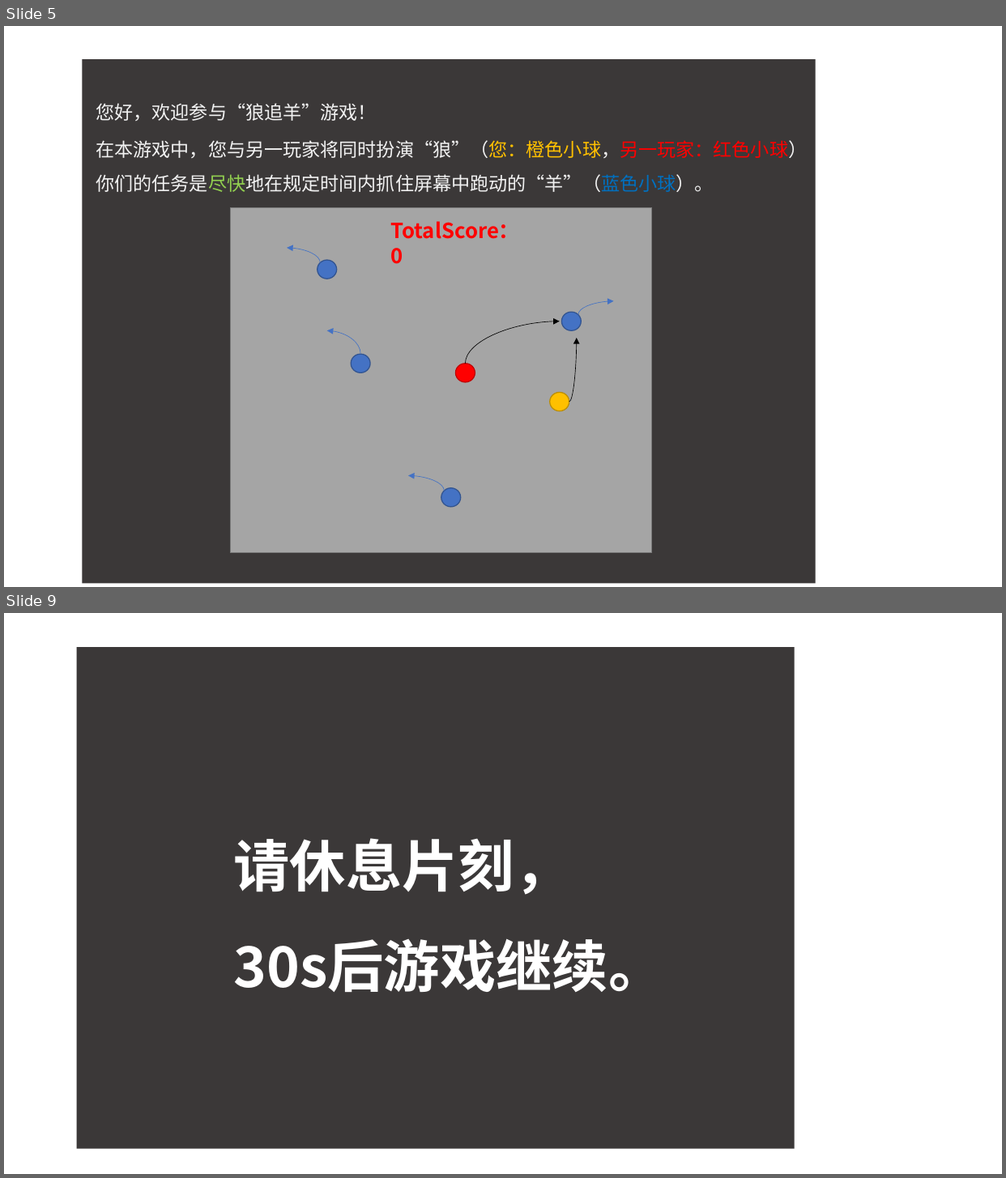
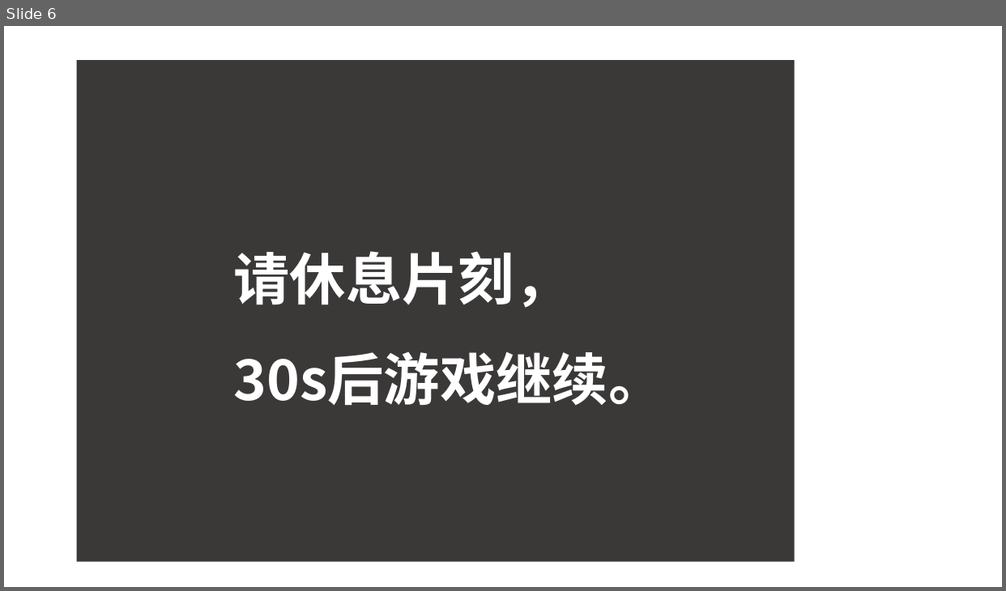
Before and after one commit to ChenyaGu/imagineWeCooperation, a slide deck: pictures/introduction.pptx. Shown one above the other, each under a label of ours: slides 5 and 9 before the commit, slide 6 after it; the slides between them are not shown. The pictures are 1006x1178 and 1006x591 pixels, drawn with LibreOffice and Linux fonts; fonts in the diff are those of the drawing. Boxes give left, top, right and bottom in pixels: in the first picture for what was removed or moved away, otherwise in the second. Text is boxed around its words. In the diff, an @@ line names an element or a change of style, - is before the commit and + after.

```diff
--- a/pictures/introduction.pptx
+++ b/pictures/introduction.pptx
@@ slide 5 removed at box(4, 26, 1002, 587), background #FFFFFF @@
@@ rectangle removed at box(82, 60, 816, 584) @@
@@ text removed at box(96, 103, 807, 192) @@
-您好，欢迎参与“狼追羊”游戏！
-在本游戏中，您与另一玩家将同时扮演“狼”（您：橙色小球，另一玩家：红色小球）你们的任务是尽快地在规定时间内抓住屏幕中跑动的“羊”（蓝色小球）。
@@ text removed at box(390, 221, 519, 264) @@
-TotalScore： 0
@@ curved arrow removed from (320, 263) to (287, 248) @@
@@ curved arrow removed from (578, 315) to (613, 301) @@
@@ curved arrow removed from (360, 355) to (327, 331) @@
@@ group removed at box(231, 208, 652, 553): 6 ellipses, 2 curved arrows, 1 rectangle @@
@@ curved arrow removed from (444, 491) to (408, 476) @@
@@ what was slide 9 is now slide 6 @@
```
Also in this commit, not shown: 5 slides changed, 2 other slides removed, 7 other files.
